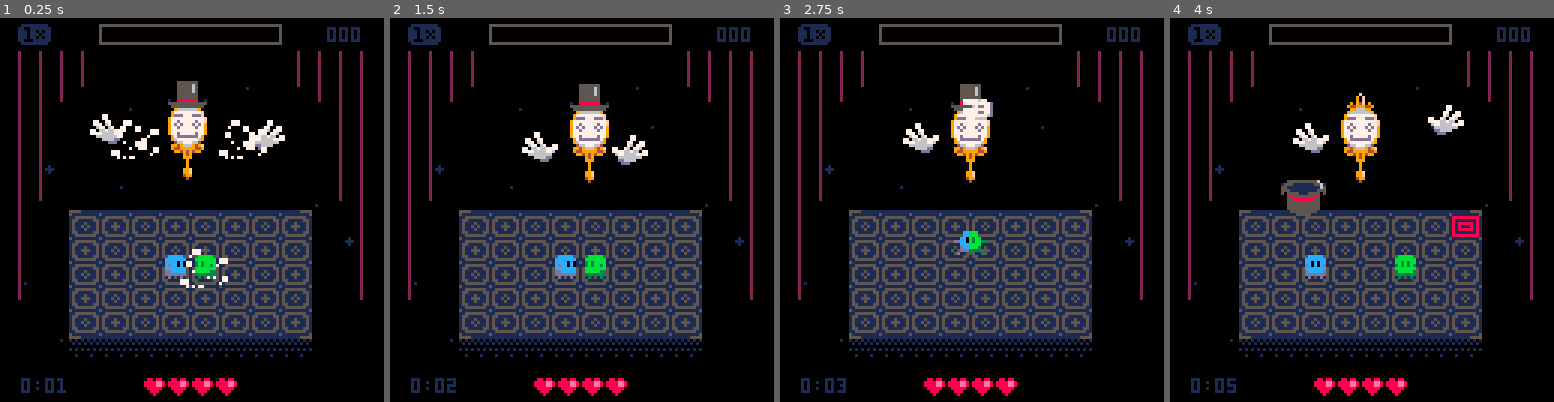
Above: before the commit, frames 1-4 (left to right).
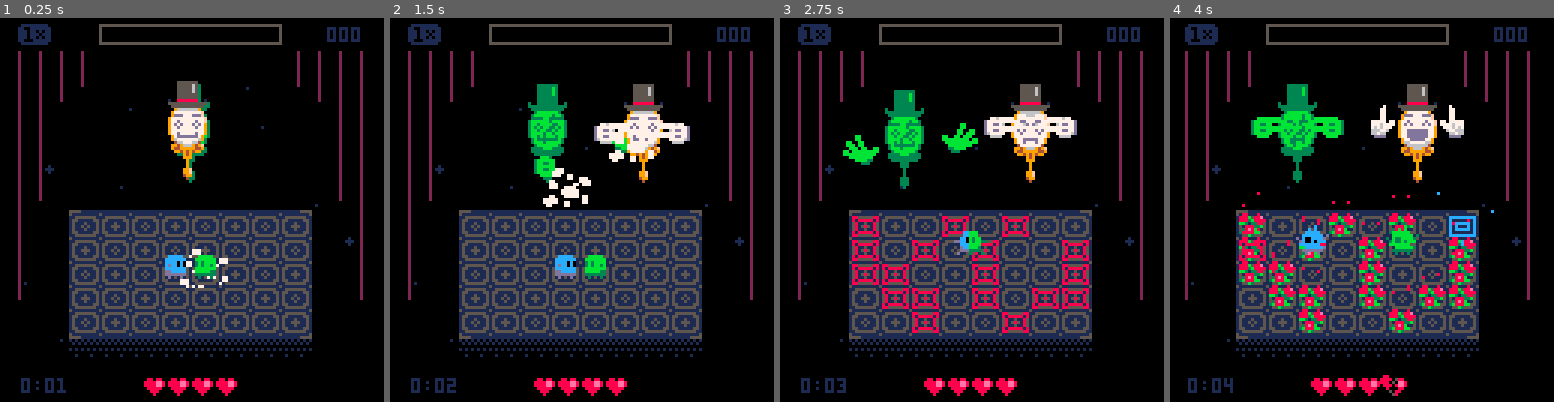
Above: after the commit, the same moments.

Repository: aylanonsense/just-one-boss
Game: PICO-8 cartridge cart.p8
The game is run twice, just before and just after one commit, with the same random seed, the same clock (stepped at 60 frames per second) and the same inputs.
Inputs:
- Up to frame 1 (0.25 s): no input
- Up to frame 2 (1.5 s): tap X (X key) at 0.33, 1.07 s; tap O (Z key) at 0.7 s
- Up to frame 3 (2.75 s): hold Right 1.6-2.1 s; tap O (Z key) at 1.7, 2.1, 2.5 s; tap X (X key) at 1.85 s; hold Up 2.15-2.42 s; hold Right from 2.47 s (still down)
- Up to frame 4 (4 s): tap O (Z key) at 2.9, 3.3, 3.7 s; tap X (X key) at 2.97 s; release Right at 3.03 s; hold Left 3.08-3.58 s; hold Down 3.63-3.97 s

The runs differ from the first frame. In frame 1, 1.5% of the frame differs, in the area x 23-75%, y 17-43%; in frame 2, 6.2%; in frame 3, 9.7%; in frame 4, 27%, in the area x 3-95%, y 1-99%.

Commit message:
Think I got normal mode figured out

Diff:
--- a/cart.p8
+++ b/cart.p8
@@ -65,7 +65,7 @@
 function noop() end
 
 -- global debug vars
-local starting_phase,skip_phase_change_animations,skip_title_screen=3,true,true
+local starting_phase,skip_phase_change_animations,skip_title_screen=4,true,true
 
 -- global scene vars
 local scene_frame,freeze_frames,screen_shake_frames,timer_seconds,score_data_index,time_data_index,rainbow_color,boss_phase,score,score_mult,is_paused,hard_mode=0,0,0,0,0,1,8,0,0,1 -- ,false,false
@@ -857,10 +857,10 @@
 			-- create particles when charging laser
 			if self.laser_charge_frames>0 then
 				local angle=rnd()
-				spawn_entity("particle",x+22*cos(angle),y+22*sin(angle),{
+				spawn_entity("particle",x+18*self.vx+22*cos(angle),y+22*sin(angle),{
 					color=14,
 					frames_to_death=18
-				}):move(x,y,20,ease_out)
+				}):move(x+18*self.vx,y,20,ease_out)
 			end
 		end,
 		render_layer=7,
@@ -913,9 +913,11 @@
 							{"set_held_state","right"},
 							{self.left_hand,"throw_cards"},
 							{self,"return_to_ready_position",nil,"left"},
+							10,
 							{self.right_hand,"throw_cards"},
 							{self,"return_to_ready_position",nil,"left"},
-							"shoot_lasers",
+							25,
+							{"shoot_lasers",true},
 							{"return_to_ready_position",nil,"right"})
 					elseif boss_phase==2 then
 						return self:promise_sequence(
@@ -923,20 +925,19 @@
 							"return_to_ready_position",
 							"throw_cards",
 							"return_to_ready_position",
+							"shoot_lasers",
+							"return_to_ready_position",
 							"despawn_coins",
 							"throw_coins",
-							"return_to_ready_position",
-							"shoot_lasers",
 							"return_to_ready_position")
 					elseif boss_phase==3 then
 						return self:promise_sequence(
-							-- "shoot_lasers",
-							-- "return_to_ready_position",
-							-- "throw_cards",
-							-- "return_to_ready_position",
-							-- "conjure_flowers",
+							"shoot_lasers",
 							"return_to_ready_position",
-							"throw_hat",
+							"throw_cards",
+							"return_to_ready_position",
+							"conjure_flowers",
+							"return_to_ready_position",
 							"despawn_coins",
 							"throw_coins",
 							"return_to_ready_position")
@@ -957,25 +958,38 @@
 							25,
 							"conjure_flowers",
 							"return_to_ready_position",
-						-- shoot lasers + throw cards together
+						-- throw cards together
 							function()
 								boss_reflection:promise_sequence(
-									"shoot_lasers",
+									84,
+									"throw_cards",
 									"return_to_ready_position")
 							end,
 							"throw_cards",
 							"return_to_ready_position",
 							100,
+						-- shoot lasers together
+							function()
+								boss_reflection:promise_sequence(
+									30,
+									"shoot_lasers",
+									"return_to_ready_position")
+							end,
+							"shoot_lasers",
+							"return_to_ready_position",
+							80,
 						-- throw coins together
 							function()
-								boss_reflection:despawn_coins()
+								boss_reflection:promise_sequence(
+									"despawn_coins",
+									17,
+									{"throw_coins",player_reflection},
+									"return_to_ready_position")
 							end,
 							"despawn_coins",
 							"throw_coins",
 							"return_to_ready_position",
-							{boss_reflection,"throw_coins",player_reflection},
-							"return_to_ready_position",
-							{self,100})
+							100)
 					end
 				end,
 				function()
@@ -1266,9 +1280,9 @@
 					end,
 					{self.right_hand,"set_pose",4},
 					{self,"set_expression",3},
-					20)
-		end,
-		shoot_lasers=function(self)
+					ternary(boss_phase>=4,21,20))
+		end,
+		shoot_lasers=function(self,stationary)
 			self.left_hand.visible=false
 			self.left_hand:poof()
 			local col=rnd_int(0,7)
@@ -1282,24 +1296,31 @@
 							-- move to a random column
 							{"move",10*col+5,-20,15,ease_in,{0,-10,0,-10}},
 							-- charge a laser
+							1,
 							function()
+								if not stationary then
+									local dir=2
+									if col>5 or (rnd()<0.5 and col>1) then
+										dir=-2
+									end
+									col+=dir
+									self:move(10*dir,0,40,linear,nil,true)
+								end
 								self.laser_charge_frames=10
-								-- sfx(13,3)
 							end,
-							14,
+							24,
 							"preview_laser",
-							6,
 							-- shoot a laser
 							{"set_expression",0},
 							function()
 								freeze_and_shake_screen(0,4)
-								spawn_entity("mirror_laser",self)
+								spawn_entity("mirror_laser",self,nil,{parent=self})
 							end,
-							14,
+							16,
 							-- cooldown
 							"set_expression",
 							"preview_laser",
-							6)
+							5)
 					end)
 		end,
 		preview_laser=function(self)
@@ -1428,7 +1449,7 @@
 					self.is_idle=false
 				end)
 			local r
-			for r=ternary(self.is_right_hand,0,1),9,2 do
+			for r=ternary(self.is_right_hand,0,1),4,2 do
 				promise=promise:and_then_sequence(
 					-- move to the correct row
 					"set_pose",
@@ -1512,10 +1533,14 @@
 				sspr(117,30,11,1,x-4.5,y+4.5,11,100)
 			end
 		end,
+		-- update
+		function(self)
+			self.x=self.parent.x
+		end,
 		hitbox_channel=1, -- player
 		is_boss_generated=true,
 		render_layer=10,
-		frames_to_death=14,
+		frames_to_death=16,
 		is_hitting=function(self,entity)
 			local dcol,dist=self:col()-entity:col(),ternary(hard_mode,1,0)
 			return dcol==mid(-dist,dcol,dist)
